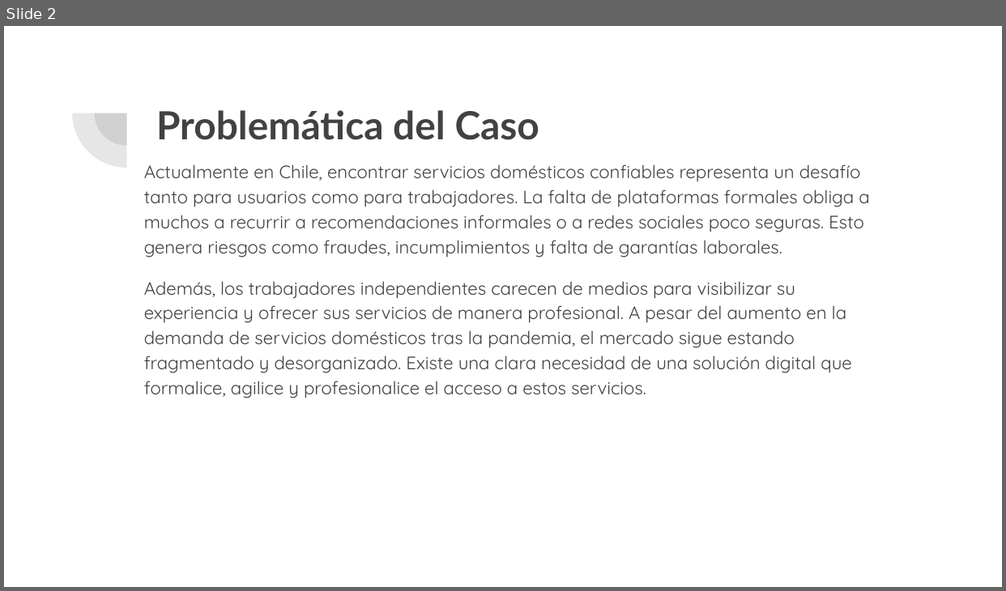
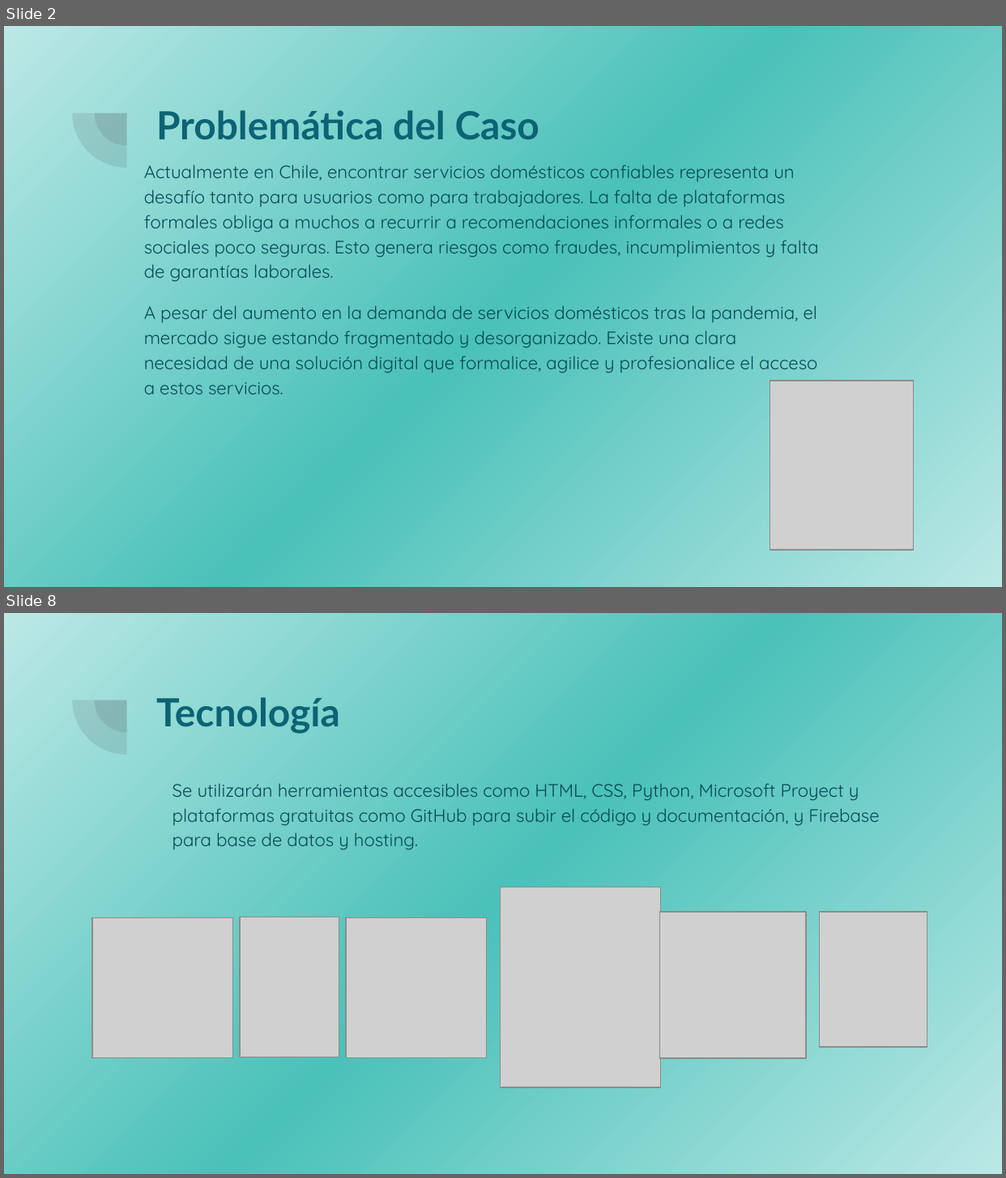
Before and after one commit to TopherHasashi/ServiHogar, a slide deck: Entrega 1/Evidencias Grupales/ServiHogar.pptx. Shown one above the other, each under a label of ours: slide 2 before the commit, slides 2 and 8 after it; the slides between them are not shown. The pictures are 1006x591 and 1006x1178 pixels, drawn with LibreOffice and Linux fonts; fonts in the diff are those of the drawing; grey boxes stand for pictures. Boxes give left, top, right and bottom in pixels: in the first picture for what was removed or moved away, otherwise in the second. Text is boxed around its words. In the diff, an @@ line names an element or a change of style, - is before the commit and + after.

```diff
--- a/Entrega 1/Evidencias Grupales/ServiHogar.pptx
+++ b/Entrega 1/Evidencias Grupales/ServiHogar.pptx
@@ slide 8 added at (x1=4, y1=613, x2=1002, y2=1174), background gradient #BBE8E5 to #4AC1B9; not listed: 2 template elements that a slide beside it also shows @@
@@ title added at (x1=156, y1=697, x2=340, y2=734), 28 pt, text #0B6374, bold @@
+Tecnología
@@ text added at (x1=172, y1=783, x2=879, y2=850), 13 pt, text #084A57 @@
+Se utilizarán herramientas accesibles como HTML, CSS, Python, Microsoft Proyect y plataformas gratuitas como GitHub para subir el código y documentación, y Firebase para base de datos y hosting.
@@ picture added at (x1=500, y1=888, x2=661, y2=1088) @@
@@ picture added at (x1=93, y1=918, x2=233, y2=1059) @@
@@ picture added at (x1=240, y1=918, x2=339, y2=1058) @@
@@ picture added at (x1=347, y1=918, x2=487, y2=1059) @@
@@ picture added at (x1=659, y1=911, x2=807, y2=1058) @@
@@ picture added at (x1=820, y1=911, x2=927, y2=1047) @@
@@ slide 2 changed as well @@
@@ background #FFFFFF to gradient #BBE8E5 to #4AC1B9 @@
@@ title "Problemática del Caso" at (x1=156, y1=110, x2=539, y2=140): text colour #424242 to #0B6374 @@
@@ text at (x1=144, y1=165, x2=819, y2=282): text colour #424242 to #084A57 in "Actualmente en Chile, encontrar servicios domésticos confiab ..." @@
@@ text at (x1=144, y1=305, x2=817, y2=395): text changed; text colour #424242 to #084A57 @@
-Además, los trabajadores independientes carecen de medios para visibilizar su experiencia y ofrecer sus servicios de manera profesional. A pesar del aumento en la demanda de servicios domésticos tras la pandemia, el mercado sigue estando fragmentado y desorganizado. Existe una clara necesidad de una solución digital que formalice, agilice y profesionalice el acceso a estos servicios.
+A pesar del aumento en la demanda de servicios domésticos tras la pandemia, el mercado sigue estando fragmentado y desorganizado. Existe una clara necesidad de una solución digital que formalice, agilice y profesionalice el acceso a estos servicios.
@@ picture added at (x1=770, y1=382, x2=914, y2=551) @@
```
Also in this commit, not shown: 2 other slides changed, 6 other slides added, 5 slides removed, 2 other files.
